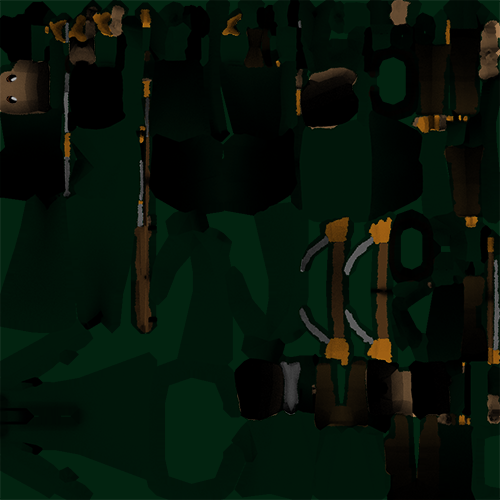
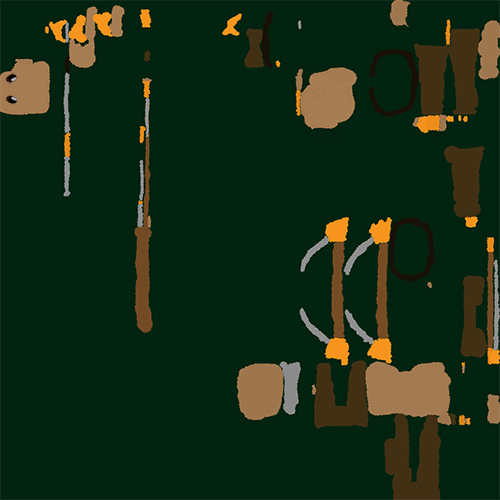
Two versions of the same layered image (500x500). Layer-by-layer changes:
hid "Layer 0" over [left=0, top=0, right=500, bottom=500]
